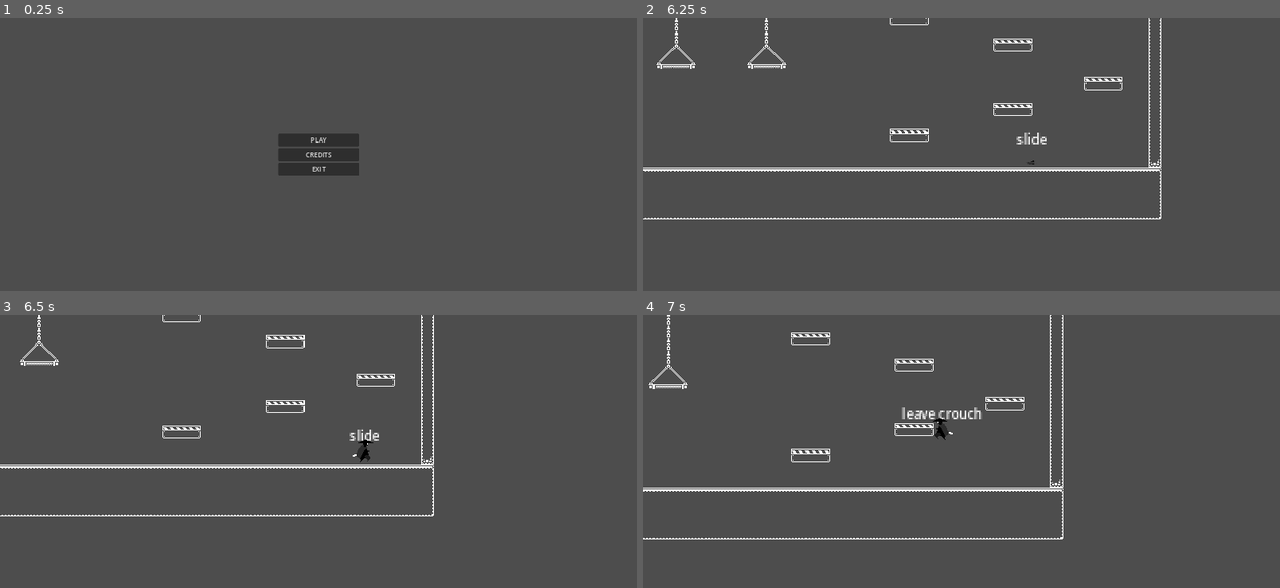
Above: before the commit, frames 1-4 (two rows, left to right).
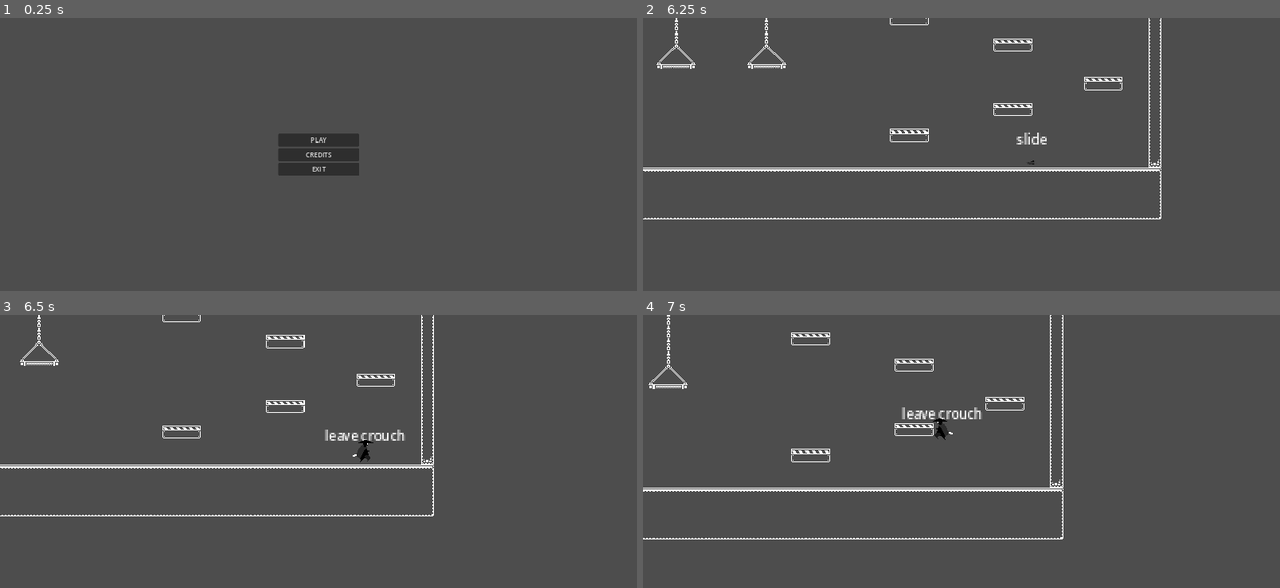
Above: after the commit, the same moments.

Repository: Bhaygon/nextindie_jam_01
Game: Godot game, scene res://scenes/main.tscn
Two runs of this game, one before a commit and one after it. Both use one fixed random seed, a clock stepped at 60 frames per second and the inputs below.
Inputs (mouse positions are in pixels of both pictures, inside the frame that each line leads up to):
- Up to frame 1 (0.25 s): no input
- Up to frame 2 (6.25 s): click "PLAY" at 0.5 s; tap Enter at 1.25 s; move the mouse to (1101, 140) at 1.27 s; hold D (right) 1.28-2.78 s; tap Ctrl (crouch) at 1.35, 3.05, 4.35, 5.3 s; tap Space (jump) at 1.52, 1.82, 2.27, 2.3, 2.57, 3.77, 4.07, 5.27, 5.57 s; tap Alt (slide) at 1.55, 2.1, 3.8, 5.1, 6.05 s; move the mouse to (834, 168) at 2.02 s; move the mouse to (1025, 94) at 2.77 s; hold A (left) 2.78-3.53 s; hold Space (jump) 2.78-3.53 s; move the mouse to (929, 209) at 3.52 s; hold D (right) 3.53-5.03 s; click (929, 209) at 3.6 s; move the mouse to (1152, 195) at 4.27 s; hold Space (jump) 4.28-5.03 s; move the mouse to (770, 113) at 5.02 s; hold A (left) 5.03-5.78 s; move the mouse to (993, 154) at 5.77 s; hold D (right) from 5.78 s (still down); right-click (993, 154) at 5.85 s
- Up to frame 3 (6.5 s): keep holding D (right)
- Up to frame 4 (7 s): move the mouse to (865, 383) at 6.52 s; release D (right) at 6.53 s; hold A (left) from 6.53 s (still down); tap Ctrl (crouch) at 6.6 s; tap Space (jump) at 6.77, 6.8 s

Frames 1-2 are identical in both runs. In frame 3, 0.3% of the frame differs, in the area x 51-64%, y 41-47%; in frame 4, nothing differs.

Commit message:
Crouch logic

Diff:
--- a/scenes/crouch.gd
+++ b/scenes/crouch.gd
@@ -18,13 +18,19 @@
     parent.standing_shape.disabled = true
     super()
 
-func leave_crouch(new_state: State): #todo Switch hitboxes
+func leave_crouch(new_state: State):
     parent.crouch_shape.disabled = true
     parent.standing_shape.disabled = false
     label_debug_text.emit("leave crouch")
     return new_state
 
-func can_leave_crouch() -> bool: #todo verify space for hitboxes
+func can_leave_crouch() -> bool:
+    if parent.crouch_raycast1.is_colliding():
+        return false
+    if parent.crouch_raycast2.is_colliding():
+        return false
+    if parent.crouch_raycast3.is_colliding():
+        return false
     return true
 
 func process_physics(delta: float) -> State:
@@ -39,11 +45,12 @@
         parent.sprite.flip_h = true
     # Animation
     if not right and not left:
+        parent.velocity.x = 0
         parent.animation_player.stop()
     else:
         parent.animation_player.play()
     # Leave crouch
-    if Input.is_action_just_pressed("crouch") and (not right and not left) and can_leave_crouch():
+    if Input.is_action_just_pressed("crouch") and can_leave_crouch():
         return leave_crouch(idle_state)
     # Jump
     if Input.is_action_just_pressed("jump"):
--- a/scenes/player.tscn
+++ b/scenes/player.tscn
@@ -350,9 +350,29 @@
 vertical_alignment = 1
 script = ExtResource("13_mfumy")
 
-[node name="RayCast2D" type="RayCast2D" parent="."]
+[node name="DownRayCast1" type="RayCast2D" parent="."]
+position = Vector2(-3, 16)
+target_position = Vector2(0, 2)
+
+[node name="DownRayCast2" type="RayCast2D" parent="."]
 position = Vector2(0, 16)
-target_position = Vector2(0, 5)
+target_position = Vector2(0, 2)
+
+[node name="DownRayCast3" type="RayCast2D" parent="."]
+position = Vector2(3, 16)
+target_position = Vector2(0, 2)
+
+[node name="CrouchRaycast1" type="RayCast2D" parent="."]
+position = Vector2(-5, 4)
+target_position = Vector2(0, -14)
+
+[node name="CrouchRaycast2" type="RayCast2D" parent="."]
+position = Vector2(0, 4)
+target_position = Vector2(0, -14)
+
+[node name="CrouchRaycast3" type="RayCast2D" parent="."]
+position = Vector2(5, 4)
+target_position = Vector2(0, -14)
 
 [connection signal="label_debug_text" from="StateMachine/Crouch" to="StateLabel" method="change_label"]
 [connection signal="label_debug_text" from="StateMachine/Attack" to="StateLabel" method="change_label"]
--- a/scripts/player/player.gd
+++ b/scripts/player/player.gd
@@ -11,6 +11,11 @@
 @onready var crouch_shape = $CrouchShape
 @onready var standing_shape = $StandingShape
 
+# Raycasts
+@onready var crouch_raycast1 = $CrouchRaycast1
+@onready var crouch_raycast2 = $CrouchRaycast2
+@onready var crouch_raycast3 = $CrouchRaycast3
+
 func _ready() -> void:
 	state_machine.init(self)
 
--- a/scripts/player/states/slide.gd
+++ b/scripts/player/states/slide.gd
@@ -22,6 +22,8 @@
 func enter() -> void:
 	#print("slide")
 	label_debug_text.emit("slide")
+	parent.crouch_shape.disabled = false
+	parent.standing_shape.disabled = true
 	# Can never change direction while sliding
 	dir_right = parent.velocity.x > 0
 	increase_speed()
@@ -32,11 +34,26 @@
 	tw = create_tween().set_parallel().set_trans(Tween.TRANS_QUAD)
 	tw.tween_property(self, "speed", 0, 0.5)
 
+func leave_slide(new_state: State):
+	parent.crouch_shape.disabled = true
+	parent.standing_shape.disabled = false
+	label_debug_text.emit("leave crouch")
+	return new_state
+
+func can_leave_slide() -> bool:
+	if parent.crouch_raycast1.is_colliding():
+		return false
+	if parent.crouch_raycast2.is_colliding():
+		return false
+	if parent.crouch_raycast3.is_colliding():
+		return false
+	return true
+
 func process_physics(delta: float) -> State:
 	#todo Crouch
 	if Input.is_action_just_pressed("crouch") and abs(parent.velocity.x) < run_speed * 2: # Cannot crouch if too fast
 		tw.stop()
-		return crouch_state
+		return leave_slide(crouch_state)
 	# Move
 	if dir_right:
 		parent.velocity.x = speed
@@ -44,19 +61,22 @@
 		parent.velocity.x = -speed
 	#! Verify if it is possible to get out of the slide state, if not, go to crouch state if speed is too low or do nothing if speed is still enough
 	# Jump
-	if Input.is_action_just_pressed("jump"):
+	if Input.is_action_just_pressed("jump") and can_leave_slide():
 		parent.jump_buffer_timer.start()
 		if parent.is_on_floor():
-			return jump_state
+			return leave_slide(jump_state)
 	var jump = not parent.jump_buffer_timer.is_stopped()
-	if jump and (parent.is_on_floor() or not parent.coyote_timer.is_stopped()):
+	if (jump and (parent.is_on_floor() or not parent.coyote_timer.is_stopped())) and can_leave_slide():
 		parent.jump_buffer_timer.stop()
 		parent.coyote_timer.stop()
-		return jump_state
+		return leave_slide(jump_state)
 	parent.velocity.y += gravity * delta
 	parent.move_and_slide()
 	# Return to when too slow
-	if abs(parent.velocity.x) < min_speed:
+	if abs(parent.velocity.x) < min_speed and can_leave_slide():
 		tw.stop()
-		return idle_state
+		if can_leave_slide():
+			return leave_slide(idle_state)
+		else:
+			leave_slide(crouch_state) # Continue in crouch
 	return null
